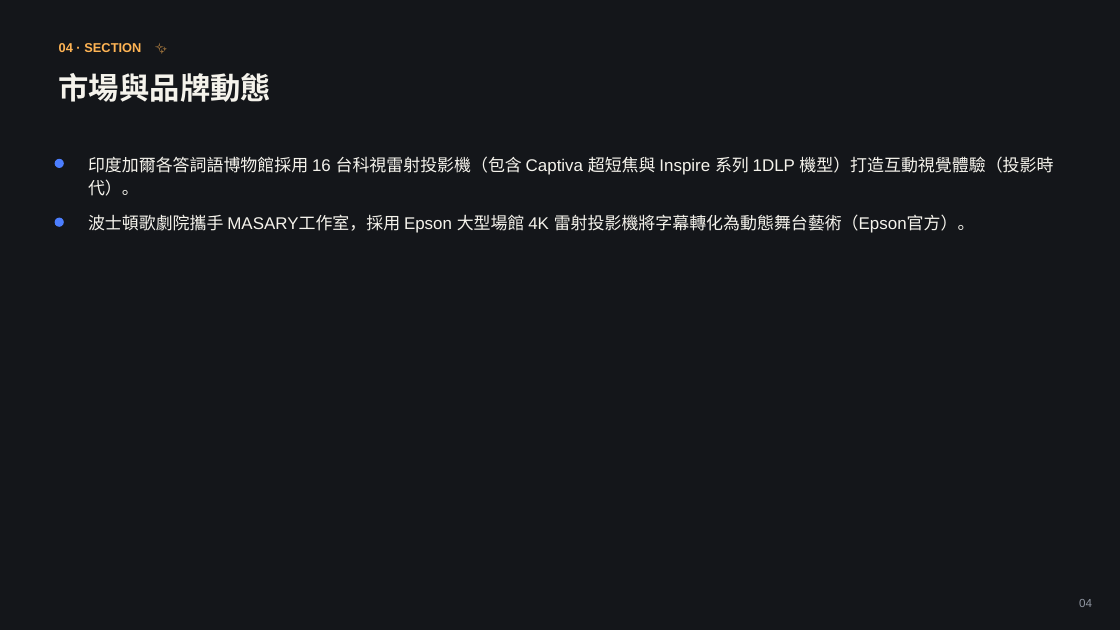
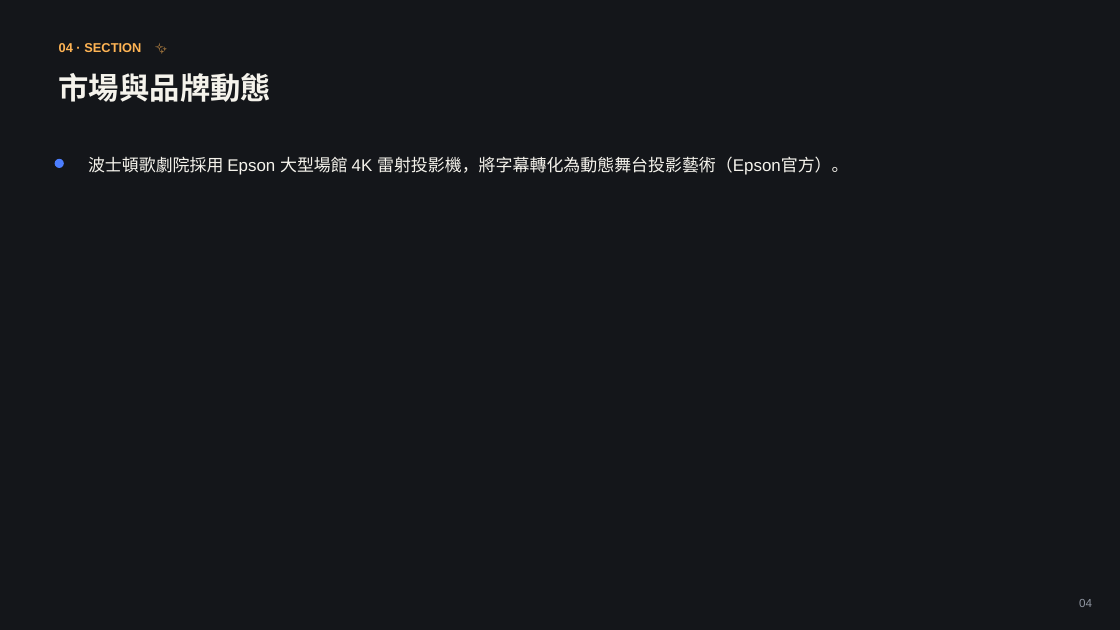
Before and after one commit to coffee30233-gif/Project-Insight, a slide deck: slide 4 of data/reports/2026-W38.pptx. Drawn at 1120x630 pixels with LibreOffice and Linux fonts; fonts in the diff are those of the drawing. Boxes give left, top, right and bottom in pixels: in the first picture for what was removed or moved away, otherwise in the second. Text is boxed around its words. In the diff, an @@ line names an element or a change of style, - is before the commit and + after.

```diff
--- a/data/reports/2026-W38.pptx
+++ b/data/reports/2026-W38.pptx
@@ text at [88, 156, 848, 175]: text changed @@
-波士頓歌劇院攜手 MASARY工作室，採用 Epson 大型場館 4K 雷射投影機將字幕轉化為動態舞台藝術（Epson官方）。
+波士頓歌劇院採用 Epson 大型場館 4K 雷射投影機，將字幕轉化為動態舞台投影藝術（Epson官方）。
@@ text removed at [88, 156, 1053, 196] @@
-印度加爾各答詞語博物館採用 16 台科視雷射投影機（包含 Captiva 超短焦與 Inspire 系列 1DLP 機型）打造互動視覺體驗（投影時代）。
@@ ellipse removed at [55, 218, 64, 227] @@
```
Also in this commit, not shown: 4 other slides changed, 5 other files.
